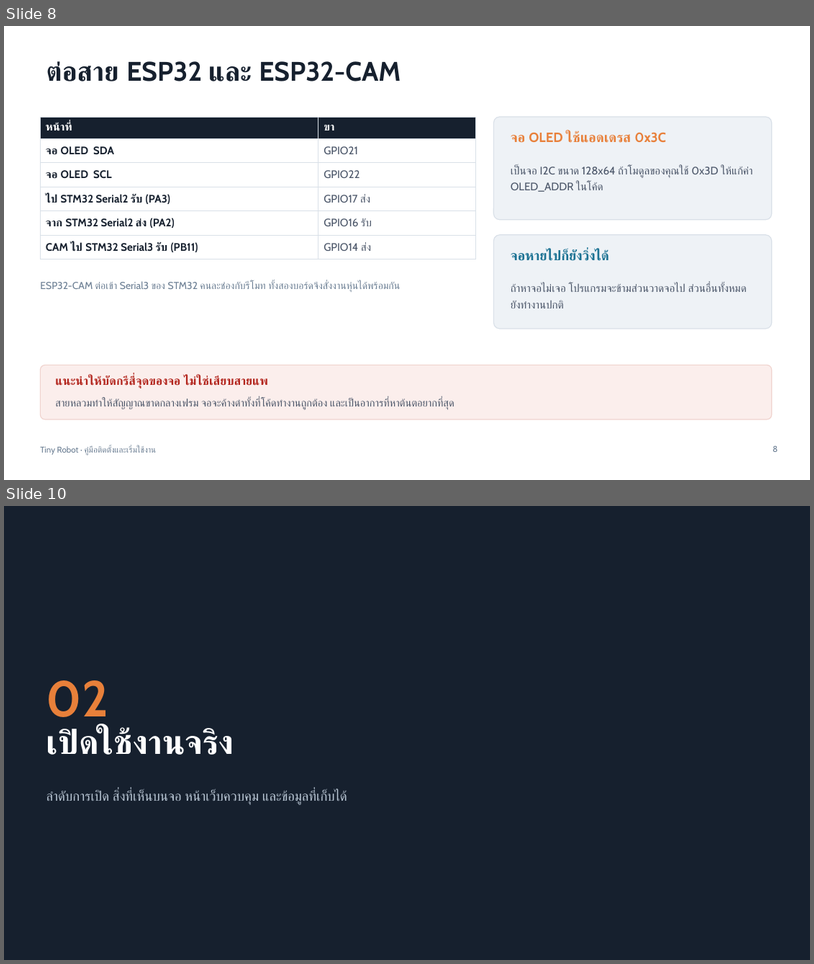
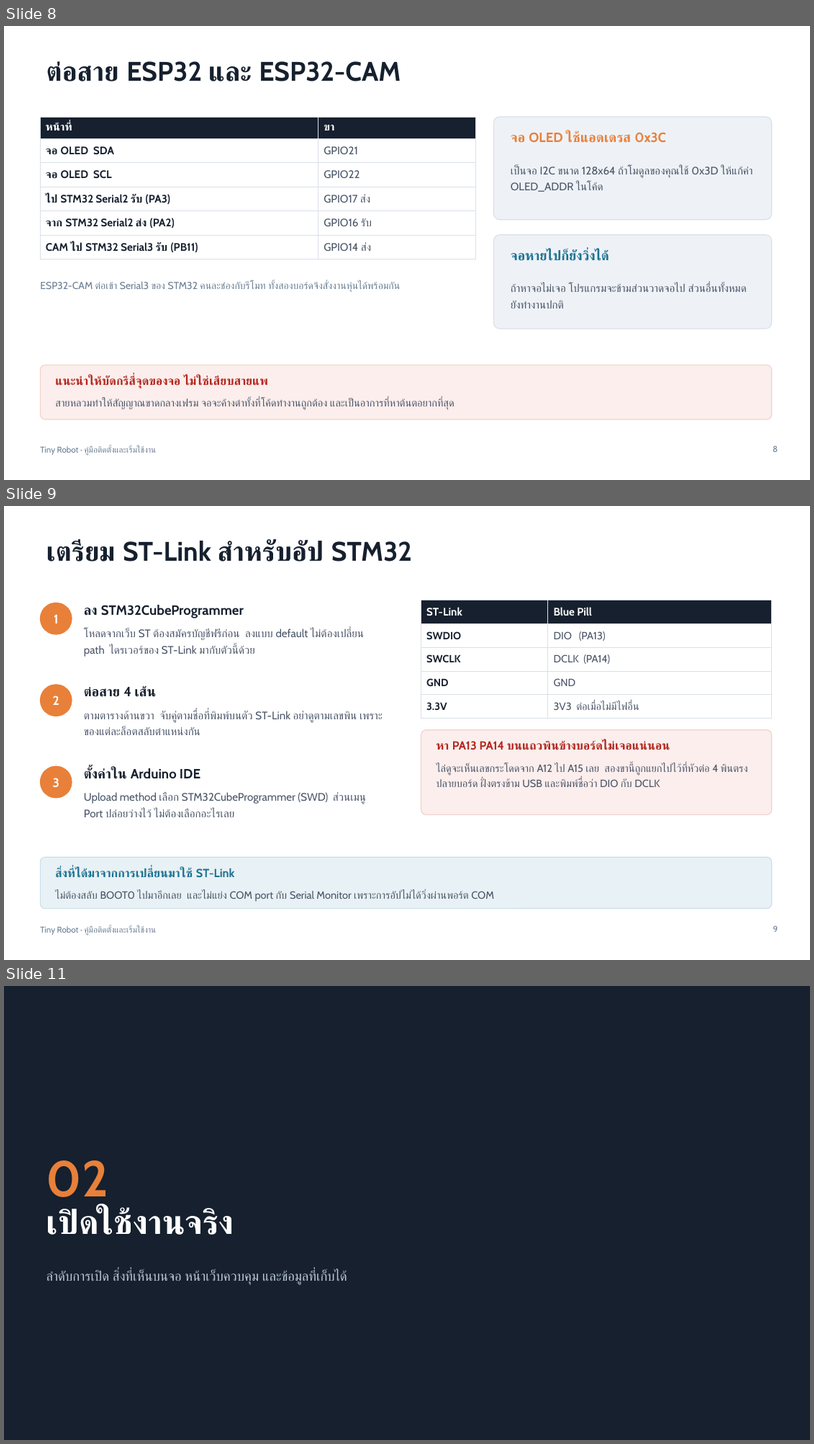
Before and after one commit to 65050090-nichanan/Tiny-robot, a slide deck: docs/Tiny-Robot-Setup-Guide-TH.pptx. Shown one above the other, each under a label of ours: slides 8 and 10 before the commit, slides 8, 9 and 11 after it; the slides between them are not shown. The pictures are 814x964 and 814x1444 pixels, drawn with LibreOffice and Linux fonts; fonts in the diff are those of the drawing. Boxes give left, top, right and bottom in pixels: in the first picture for what was removed or moved away, otherwise in the second. Text is boxed around its words. In the diff, an @@ line names an element or a change of style, - is before the commit and + after.

```diff
--- a/docs/Tiny-Robot-Setup-Guide-TH.pptx
+++ b/docs/Tiny-Robot-Setup-Guide-TH.pptx
@@ slide 9 added at [4, 506, 810, 960], background #FFFFFF; not listed: 1 template element that a slide beside it also shows @@
@@ title added at [46, 540, 412, 561], 32 pt, text #16202E, bold @@
+เตรียม ST-Link สำหรับอัป STM32
@@ ellipse added at [40, 602, 72, 634], fill #E8803A, outline #E8803A 1 pt @@
@@ text added at [84, 605, 244, 618], 16 pt, text #16202E, bold @@
+ลง STM32CubeProgrammer
@@ table added at [422, 600, 772, 713], 5 rows, 2 columns @@
+ST-Link | Blue Pill
+SWDIO | DIO (PA13)
+SWCLK | DCLK (PA14)
+GND | GND
+3.3V | 3V3 ต่อเมื่อไม่มีไฟอื่น
@@ text added at [54, 614, 58, 623], 15 pt, text #FFFFFF, bold @@
+1
@@ text added at [84, 628, 364, 656], 13 pt, text #4A5568 @@
+โหลดจากเว็บ ST ต้องสมัครบัญชีฟรีก่อน ลงแบบ default ไม่ต้องเปลี่ยน path ไดรเวอร์ของ ST-Link มากับตัวนี้ด้วย
@@ ellipse added at [40, 685, 72, 716], fill #E8803A, outline #E8803A 1 pt @@
@@ text added at [53, 695, 59, 705], 15 pt, text #FFFFFF, bold @@
+2
@@ text added at [84, 686, 156, 697], 16 pt, text #16202E, bold @@
+ต่อสาย 4 เส้น
@@ text added at [84, 710, 358, 735], 13 pt, text #4A5568 @@
+ตามตารางด้านขวา จับคู่ตามชื่อที่พิมพ์บนตัว ST-Link อย่าดูตามเลขพิน เพราะของแต่ละล็อตสลับตำแหน่งกัน
@@ rounded rectangle added at [422, 730, 772, 815], fill #FBEEEC, outline #F0D3CE 1 pt @@
@@ text added at [437, 741, 670, 750], 14 pt, text #B3261E, bold @@
+หา PA13 PA14 บนแถวพินข้างบอร์ดไม่เจอแน่นอน
@@ text added at [437, 763, 748, 787], 12.5 pt, text #4A5568 @@
+ไล่ดูจะเห็นเลขกระโดดจาก A12 ไป A15 เลย สองขานี้ถูกแยกไปไว้ที่หัวต่อ 4 พินตรงปลายบอร์ด ฝั่งตรงข้าม USB และพิมพ์ชื่อว่า DIO กับ DCLK
@@ ellipse added at [40, 766, 72, 798], fill #E8803A, outline #E8803A 1 pt @@
@@ text added at [53, 777, 59, 787], 15 pt, text #FFFFFF, bold @@
+3
@@ text added at [84, 767, 201, 779], 16 pt, text #16202E, bold @@
+ตั้งค่าใน Arduino IDE
@@ text added at [84, 792, 365, 817], 13 pt, text #4A5568 @@
+Upload method เลือก STM32CubeProgrammer (SWD) ส่วนเมนู Port ปล่อยว่างไว้ ไม่ต้องเลือกอะไรเลย
@@ rounded rectangle added at [40, 857, 772, 908], fill #E8F1F5, outline #CBE0E9 1 pt @@
@@ text added at [55, 867, 235, 878], 14 pt, text #1C7293, bold @@
+สิ่งที่ได้มาจากการเปลี่ยนมาใช้ ST-Link
@@ text added at [55, 890, 494, 901], 12.5 pt, text #4A5568 @@
+ไม่ต้องสลับ BOOT0 ไปมาอีกเลย และไม่แย่ง COM port กับ Serial Monitor เพราะการอัปไม่ได้วิ่งผ่านพอร์ต COM
@@ page number added at [774, 926, 779, 932], 10 pt, text #6B7E93 @@
+9
@@ what was slide 10 is now slide 11 @@
```
Also in this commit, not shown: 1 slide changed, 1 other slide added, 1 slide removed, 1 other file.
